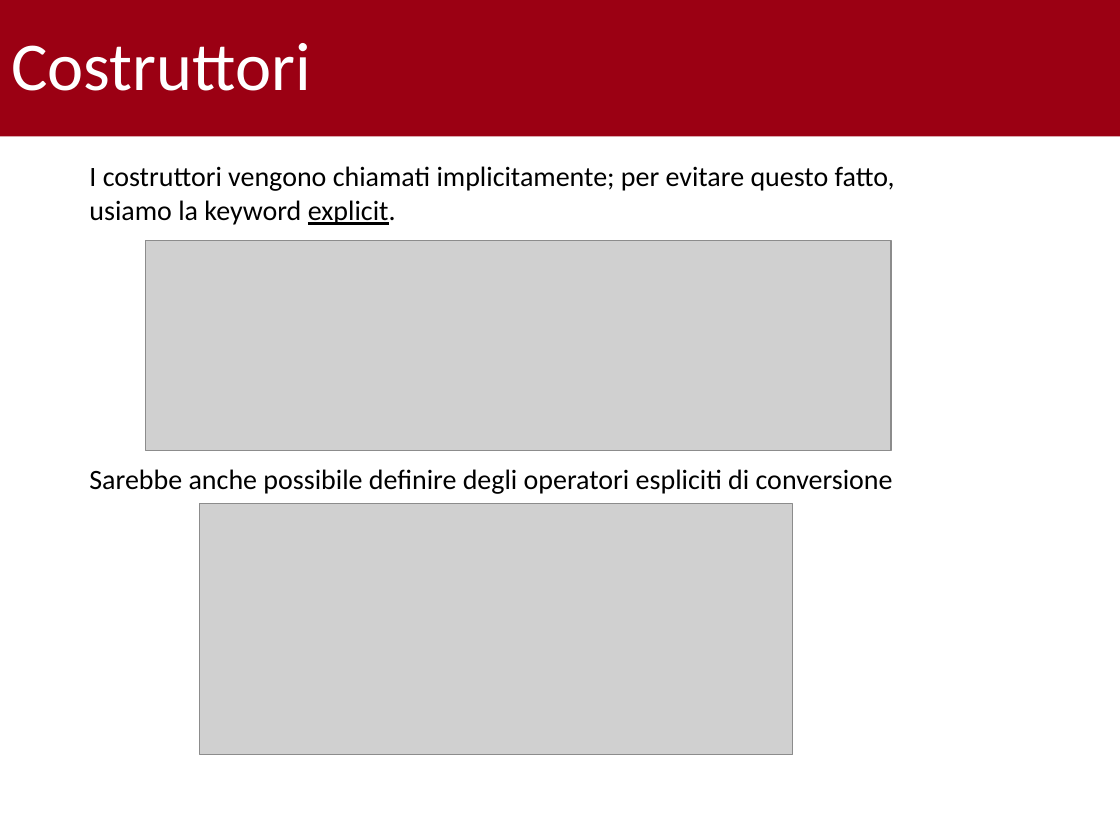
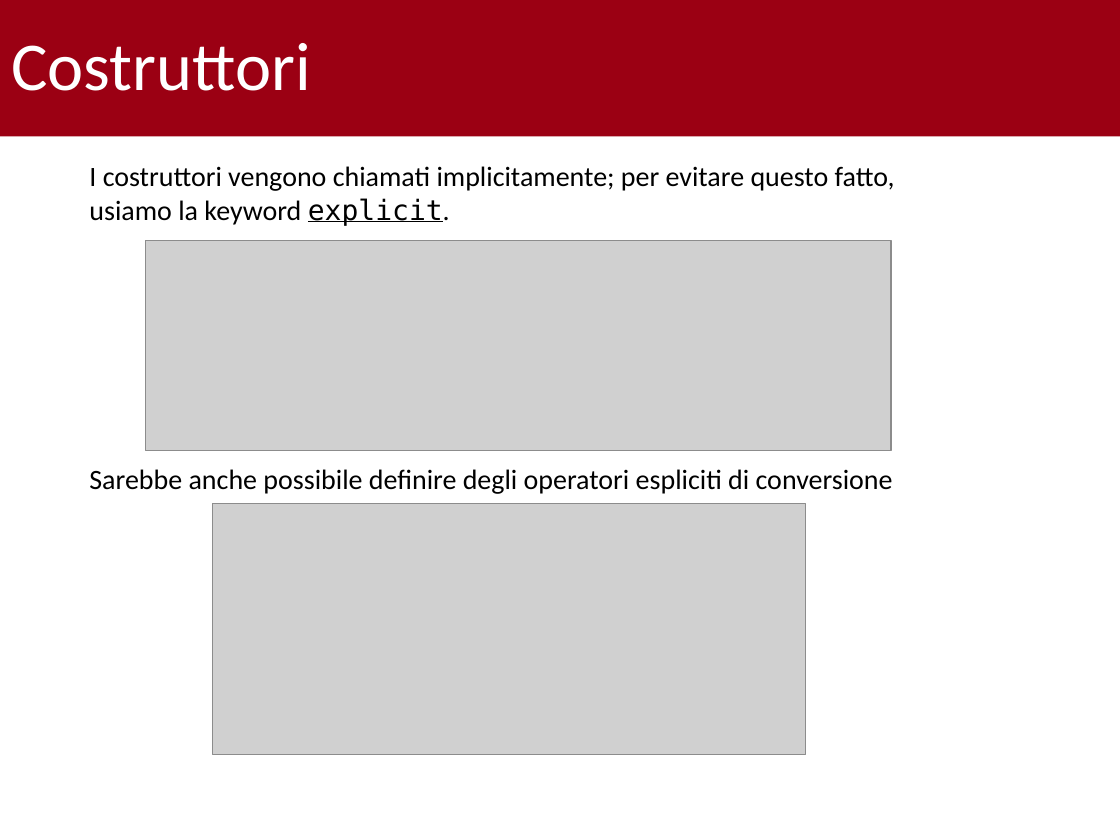
Before and after one commit to gabrielrovesti/Teaching-And-Tutoring, a slide deck: slide 12 of UniPD/P2 - Semestre 1/25-10/Tutorato 1.pptx (slide 10 before the commit). Drawn at 1120x840 pixels with LibreOffice and Linux fonts; fonts in the diff are those of the drawing; grey boxes stand for pictures; background and template pictures are left out. Boxes give left, top, right and bottom in pixels: in the first picture for what was removed or moved away, otherwise in the second. Text is boxed around its words. In the diff, an @@ line names an element or a change of style, - is before the commit and + after.

```diff
--- a/UniPD/P2 - Semestre 1/25-10/Tutorato 1.pptx
+++ b/UniPD/P2 - Semestre 1/25-10/Tutorato 1.pptx
@@ text at <box>89,166,895,226</box>: font Calibri to DejaVu Sans Mono in "explicit." @@
@@ picture: place and size @@
-picture at <box>200,504,793,755</box>
+picture at <box>213,504,805,755</box>
```
Also in this commit, not shown: 16 other slides changed, 6 slides added, 19 other files.
